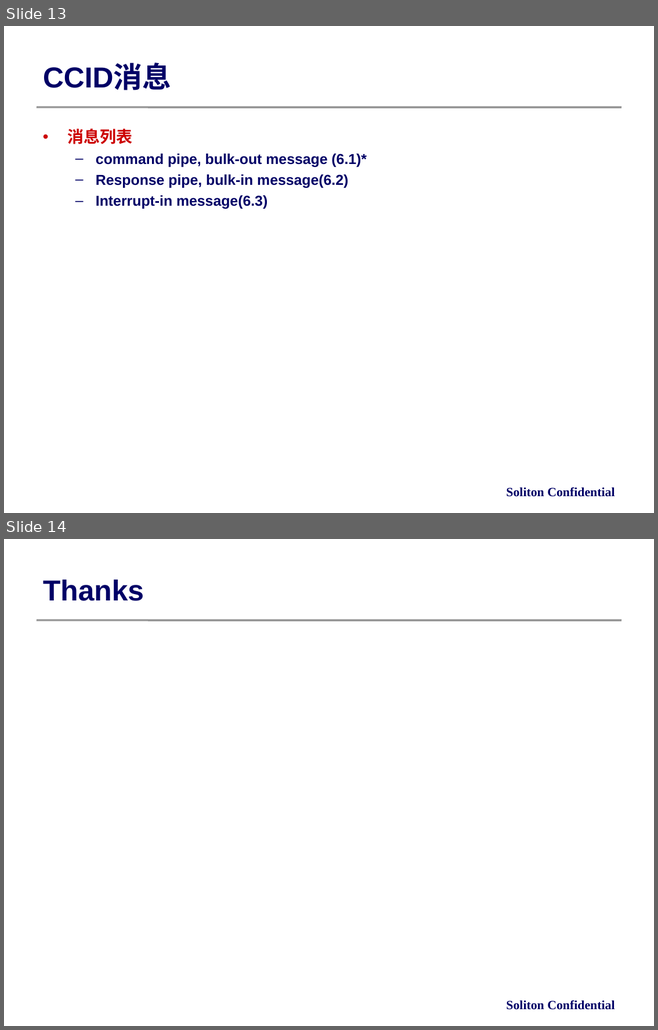
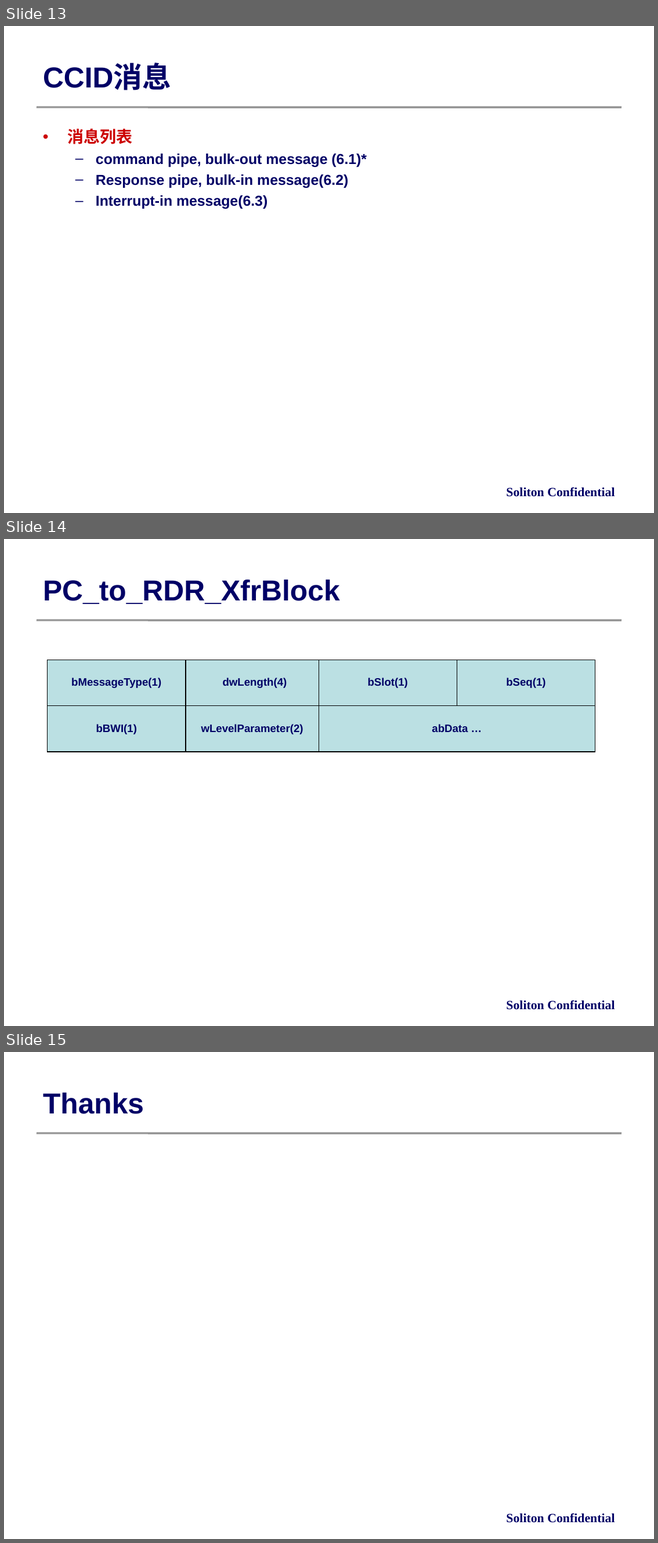
Before and after one commit to trietptm/zealdoc, a slide deck: rabox/zj/ccid.ppt. Shown one above the other, each under a label of ours: slides 13 and 14 before the commit, slides 13, 14 and 15 after it. The pictures are 658x1030 and 658x1543 pixels, drawn with LibreOffice and Linux fonts; fonts in the diff are those of the drawing; background and template pictures are left out. Boxes give left, top, right and bottom in pixels: in the first picture for what was removed or moved away, otherwise in the second. Text is boxed around its words. In the diff, an @@ line names an element or a change of style, - is before the commit and + after.

```diff
--- a/rabox/zj/ccid.ppt
+++ b/rabox/zj/ccid.ppt
@@ slide 14 added at box(4, 539, 654, 1026), background #FFFFFF; not listed: 1 template element that a slide beside it also shows @@
@@ title added at box(43, 580, 340, 604), 32 pt, text #000066, bold @@
+PC_to_RDR_XfrBlock
@@ rectangle added at box(48, 660, 185, 706), fill #BBE0E3, outline #000000 0.74 pt, 12 pt, text #000066, bold @@
+bMessageType(1)
@@ rectangle added at box(186, 660, 324, 706), fill #BBE0E3, outline #000000 0.74 pt, 12 pt, text #000066, bold @@
+dwLength(4)
@@ rectangle added at box(318, 660, 456, 706), fill #BBE0E3, outline #000000 0.74 pt, 12 pt, text #000066, bold @@
+bSlot(1)
@@ rectangle added at box(457, 660, 594, 706), fill #BBE0E3, outline #000000 0.74 pt, 12 pt, text #000066, bold @@
+bSeq(1)
@@ rectangle added at box(48, 706, 185, 752), fill #BBE0E3, outline #000000 0.74 pt, 12 pt, text #000066, bold @@
+bBWI(1)
@@ rectangle added at box(186, 706, 319, 752), fill #BBE0E3, outline #000000 0.74 pt, 12 pt, text #000066, bold @@
+wLevelParameter(2)
@@ rectangle added at box(318, 706, 594, 752), fill #BBE0E3, outline #000000 0.74 pt, 12 pt, text #000066, bold @@
+abData …
@@ text added at box(506, 1000, 614, 1010), 14 pt, text #000066, bold @@
+Soliton Confidential
@@ what was slide 14 is now slide 15 @@
```
